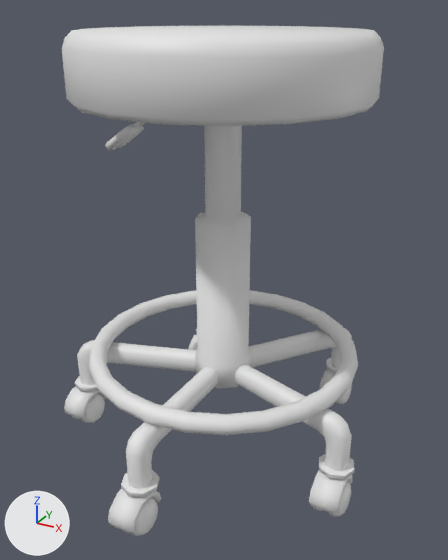
The glTF model static/models/surgicalRoom/doctor_chair.glb, before and after one commit.
The view is the same before and after, from a 50 mm lens placed at (30.6, -53.9, 50.3), pointed at (1.5, -0.9, 23.8). Every picture has the same lights, and +X, +Y and +Z are marked at lower left. Where no turn or scale is listed for an object, it has been applied to the vertices.

Objects in the first picture: 'uploads_files_3691978_doctorChair_uv'.
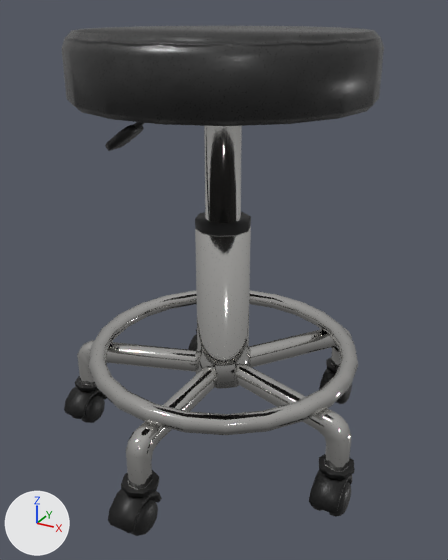
Patch to the scene script:
```diff
--- a/static/models/surgicalRoom/doctor_chair.glb.py
+++ b/static/models/surgicalRoom/doctor_chair.glb.py
@@ img_doctorchair_low_61_metallic_doctorchair_low_61_roughness @@
+img_doctorchair_low_61_metallic_doctorchair_low_61_roughness = load_image('doctorChair_low_61_Metallic-doctorChair_low_61_Roughness', '_unpacked/doctorChair_low_61_Metallic-doctorChair_low_61_Roughness', 1024, 1024, 'Non-Color')
@@ img_doctorchair_low_61_normal @@
+img_doctorchair_low_61_normal = load_image('doctorChair_low_61_Normal', '_unpacked/doctorChair_low_61_Normal', 1024, 1024, 'Non-Color')
@@ img_doctorchair_low_61_basecolor @@
+img_doctorchair_low_61_basecolor = load_image('doctorChair_low_61_BaseColor', '_unpacked/doctorChair_low_61_BaseColor', 1024, 1024, 'sRGB')
@@ mat_material_002 @@
+mat_material_002 = bpy.data.materials.new('Material.002')
+# uses the picture img_doctorchair_low_61_basecolor
+# uses the picture img_doctorchair_low_61_metallic_doctorchair_low_61_roughness
+# uses the picture img_doctorchair_low_61_normal
@@ me_uploads_files_3691978_doctorchair_uv @@
 me_uploads_files_3691978_doctorchair_uv.from_pydata(...)  # 1485 vertices, 2666 faces; spans x -18.1..18.1, y -20.7..15.7, z 2.3..48.4
+me_uploads_files_3691978_doctorchair_uv.materials.append(mat_material_002)
```

Pixel boxes [x1, y1, x2, y2] of what changed, in the pictures (448 x 560 px):
'uploads_files_3691978_doctorChair_uv', recoloured
    both: [62, 26, 384, 536]
